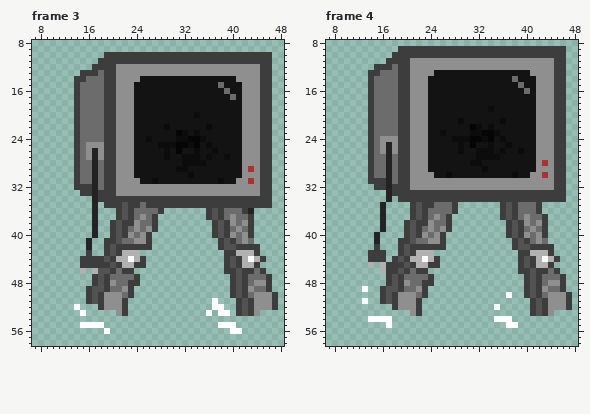
Two versions of one pixel-art file, Sprites/_PLAYER/.ase files/bot_walk.aseprite. Above, as it was before the edit.
64x64 pixels, 13 frames. Colours within 5 levels of each other are drawn and written as one. Shown: frame 3: x 7..48, y 8..58; frame 4: x 7..48, y 8..58. The commit also changed other frames, which this record leaves out.
And afterwards:
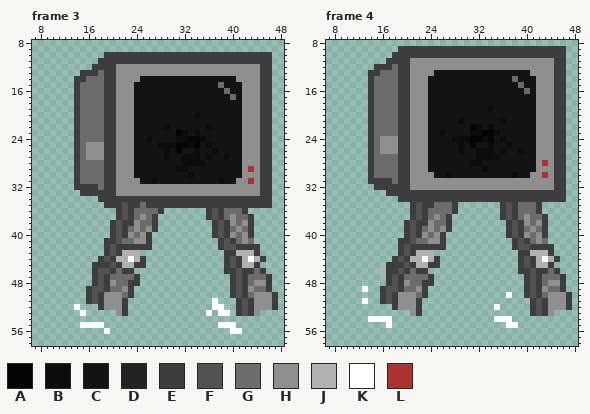
Palette (. is transparent): A #050505  B #0c0c0c  C #131313  D #232323  E #3d3d3d  F #525252  G #6c6c6c  H #8f8f8f  J #b1b1b1  K #ffffff  L #ac3232
Diff:
layer "Arm2" now hidden
layer "Arm" now hidden
--- frame 3
@@ x 7..48 @@
 25 .......EGHHHEEHHHCCCCBBBAABACBCCCCCHHHEE..
-26 .......EGHDHEEHHHCCCCCBCACCBCCBCCCCHHHEE..
-27 .......EGHDHEEHHHCCCCCBCCBBBCBCCBCCHHHEE..
-28 .......EGGDGEEHHHCCCCCCCCBBBBCCCCCCHHHEE..
-29 .......EGGDGEEHHHCCCCCCCBBCCCCCCCCCHLHEE..
-30 .......EGGDGEEHHHCCCCCCCCCBCCCCCCCCHHHEE..
-31 .......EGGDGEEHHHHCCBCCCCCCCCCCBCCHHLHEE..
-32 .......EEEDGEEHHHHHHHHHHHHHHHHHHHHHHHHEE..
-33 ........EEDEEEHHHHHHHHHHHHHHHHHHHHHHHHEE..
-34 ..........DEEEEEEEEEEEEEEEEEEEEEEEEEEEEE..
-35 ..........D.EEEFEEGEEEEEEEEEEEEEEEEEEEEE..
-36 ..........D...EFEGGGGE.......EFEGGGED.....
-37 ..........D...EFEGHGE........EFEGHGGE.....
-38 ..........D..EFEEHGGE.........EFEHGHE.....
-39 ..........D..EFEGHGHE.........EFEGHGE.....
-40 ..........D..EFEHGHE..........EFEHGHE.....
-41 .........D..EEFGGHHE...........EFEGHG.....
-42 .........D..EFEEEEEE...........EFFEEEE....
-43 .........E..EFEJJJ..............EEJJJE....
-44 ........EEEEFEJJKJE.............EFEJKJE...
-45 ........EEEEEFEJJEE.............EFEJJE....
-46 ........J.JFFEGEE...............EEFEEGE...
+26 .......EGHHHEEHHHCCCCCBCACCBCCBCCCCHHHEE..
+27 .......EGHHHEEHHHCCCCCBCCBBBCBCCBCCHHHEE..
+28 .......EGGGGEEHHHCCCCCCCCBBBBCCCCCCHHHEE..
+29 .......EGGGGEEHHHCCCCCCCBBCCCCCCCCCHLHEE..
+30 .......EGGGGEEHHHCCCCCCCCCBCCCCCCCCHHHEE..
+31 .......EGGGGEEHHHHCCBCCCCCCCCCCBCCHHLHEE..
+32 .......EEEEGEEHHHHHHHHHHHHHHHHHHHHHHHHEE..
+33 ........EEEEEEHHHHHHHHHHHHHHHHHHHHHHHHEE..
+34 ...........EEEEEEEEEEEEEEEEEEEEEEEEEEEEE..
+35 ............EEEFEEGEEEEEEEEEEEEEEEEEEEEE..
+36 ..............EFEGGGGE.......EFEGGGE......
+37 ..............EFEGHGE........EFEGHGGE.....
+38 .............EFEEHGGE.........EFEHGHE.....
+39 .............EFEGHGHE.........EFEGHGE.....
+40 .............EFEHGHE..........EFEHGHE.....
+41 ............EEFGGHHE...........EFEGHG.....
+42 ............EFEEEEEE...........EFFEEEE....
+43 ............EFEJJJ..............EEJJJE....
+44 ...........EFEJJKJE.............EFEJKJE...
+45 ..........EEEFEJJEE.............EFEJJE....
+46 ..........EFFEGEE...............EEFEEGE...
 47 ..........EFEGGGGE...............EFEGGGE..
--- frame 4
@@ x 12..19 @@
 24 ..EGHHHE
-25 ..EGHDHE
-26 ..EGHDHE
-27 ..EGGDGE
-28 ..EGGDGE
-29 ..EGGDGE
-30 ..EGGDGE
-31 ..EEEDGE
-32 ...EEDEE
-33 .....DEE
-34 .....D.E
-35 ....D...
-36 ....D...
-37 ....D...
-38 ....D...
-39 ....D...
-40 ...D....
-41 ...D...E
-42 ...E...E
-43 ..EEE..E
-44 ..EEE.EF
-45 ..J.JEEE
+25 ..EGHHHE
+26 ..EGHHHE
+27 ..EGGGGE
+28 ..EGGGGE
+29 ..EGGGGE
+30 ..EGGGGE
+31 ..EEEEGE
+32 ...EEEEE
+33 .....EEE
+34 .......E
+35 ........
+36 ........
+37 ........
+38 ........
+39 ........
+40 ........
+41 .......E
+42 .......E
+43 .......E
+44 ......EF
+45 .....EEE
 46 ....JEEF
